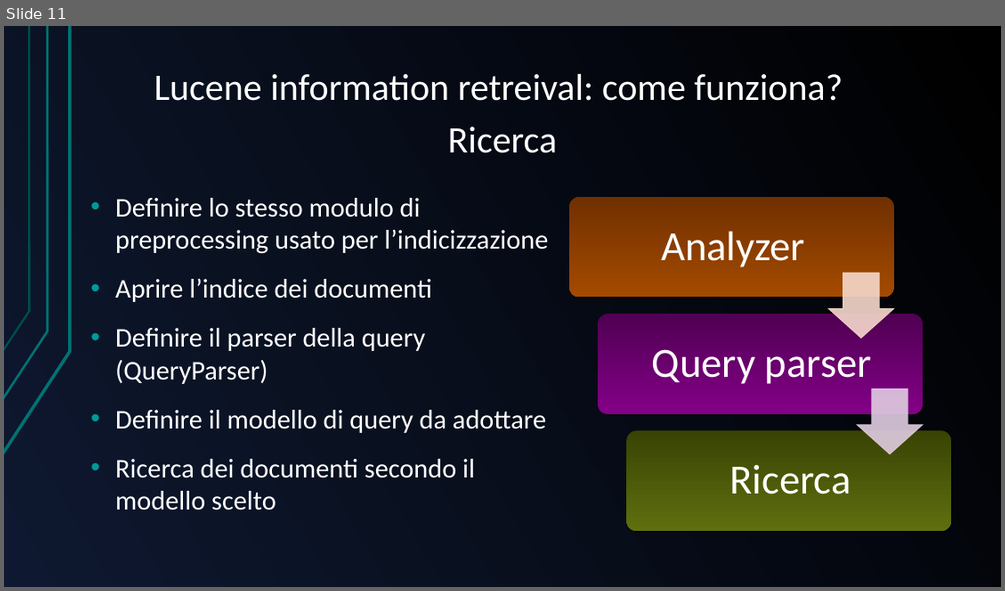
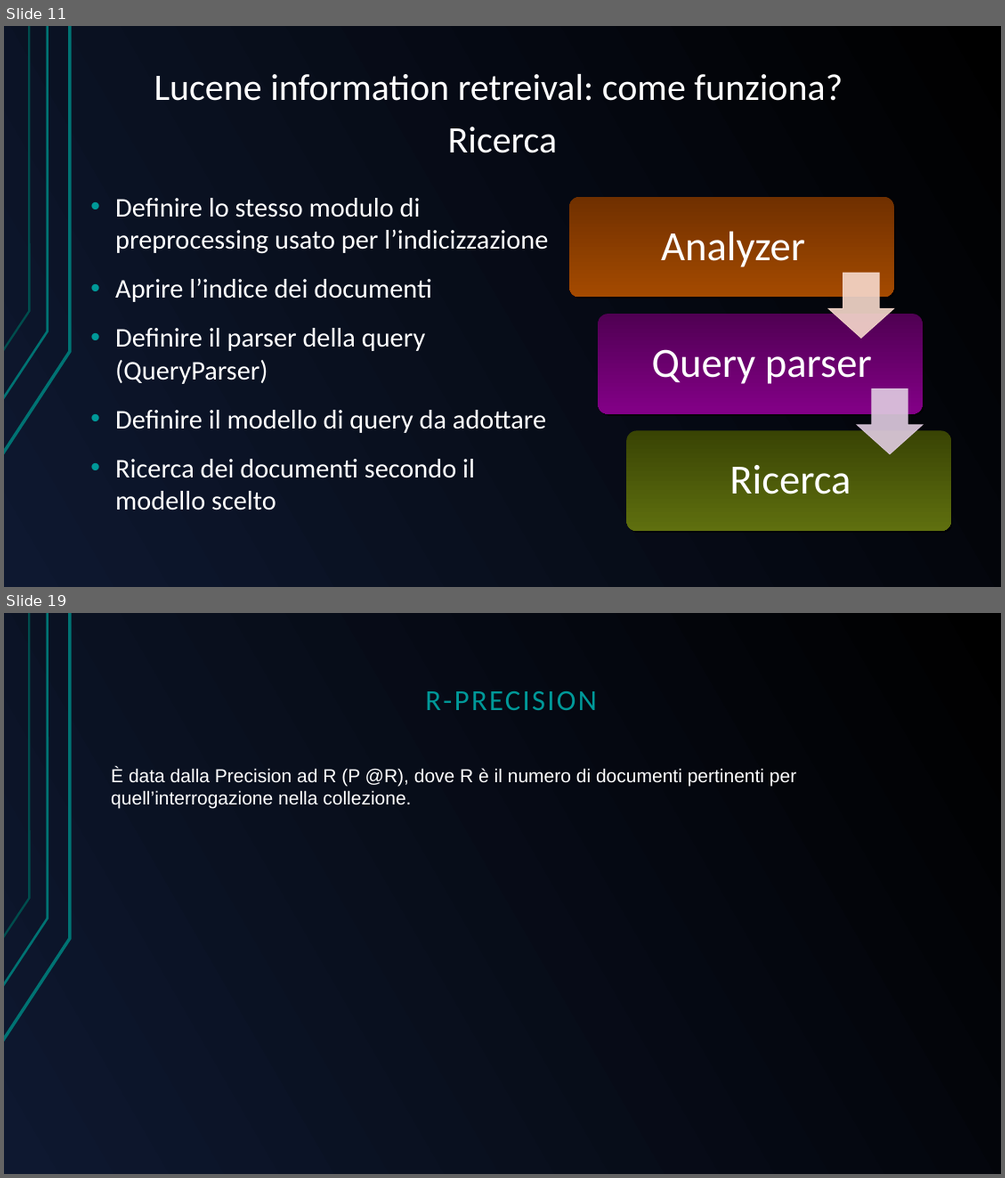
Before and after one commit to GreRagu/ProgettoGavi, a slide deck: Hegregio.odp. Shown one above the other, each under a label of ours: slide 11 before the commit, slides 11 and 19 after it; the slides between them are not shown. The pictures are 1005x591 and 1005x1178 pixels, drawn with LibreOffice and Linux fonts; fonts in the diff are those of the drawing. Boxes give left, top, right and bottom in pixels: in the first picture for what was removed or moved away, otherwise in the second. Text is boxed around its words. In the diff, an @@ line names an element or a change of style, - is before the commit and + after.

```diff
--- a/Hegregio.odp
+++ b/Hegregio.odp
@@ slide 19 added at <box>4,613,1001,1174</box>, background gradient #000000 to #0E1830; not listed: 3 template elements that a slide beside it also shows @@
@@ text added at <box>425,691,596,710</box>, 28 pt, text #009999 @@
+R-PRECISION
@@ text added at <box>111,767,796,809</box>, 18 pt, text #FFFFFF @@
+È data dalla Precision ad R (P @R), dove R è il numero di documenti pertinenti per quell’interrogazione nella collezione.
```
Also in this commit, not shown: 1 slide changed, 6 other slides added, 2 slides removed.
